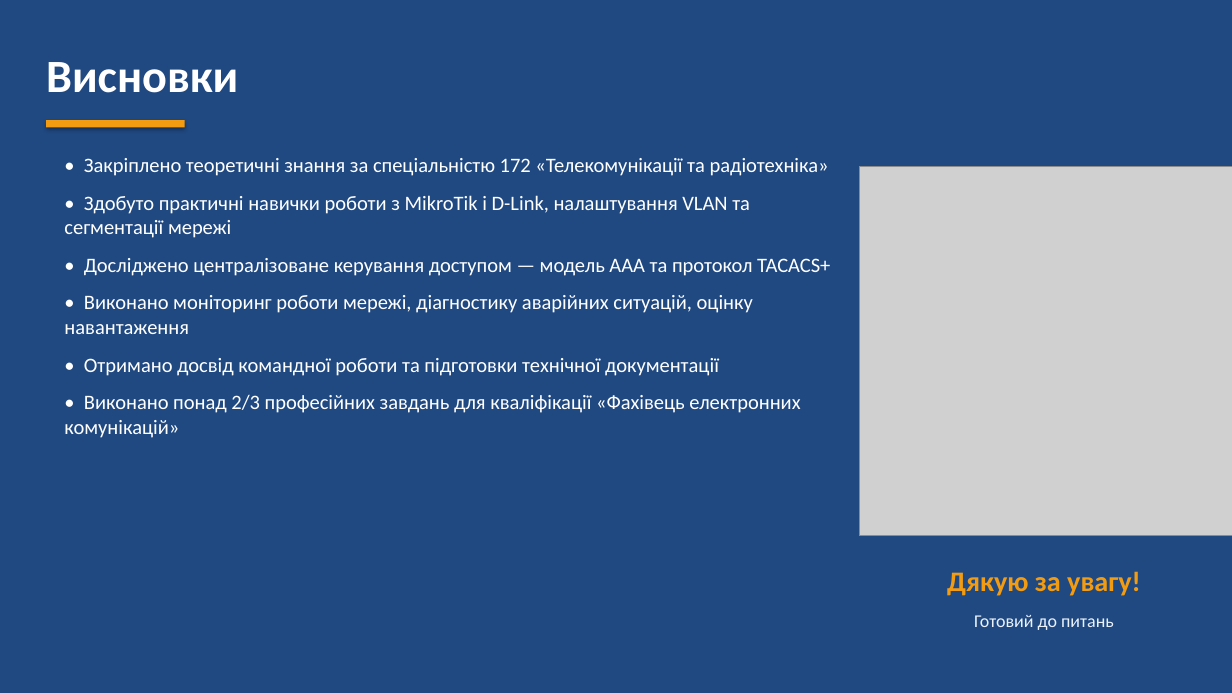
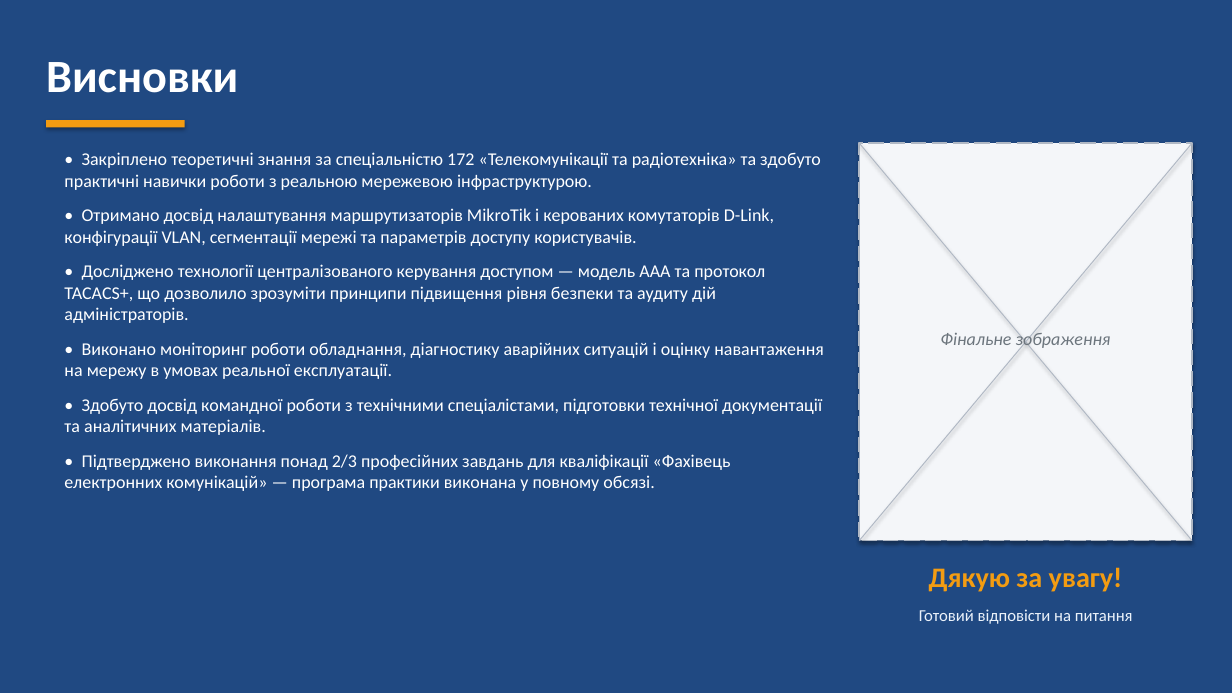
Before and after one commit to luasha67/luasha2532627627, a slide deck: slide 10 of Презентація_звіт_з_практики.pptx. Drawn at 1232x693 pixels with LibreOffice and Linux fonts; fonts in the diff are those of the drawing; grey boxes stand for pictures. Boxes give left, top, right and bottom in pixels: in the first picture for what was removed or moved away, otherwise in the second. Text is boxed around its words. In the diff, an @@ line names an element or a change of style, - is before the commit and + after.

```diff
--- a/Презентація_звіт_з_практики.pptx
+++ b/Презентація_звіт_з_практики.pptx
@@ rectangle added at (860,143,1192,541), fill #F4F6F9, outline #B0B8C4 1.5 pt dashed @@
@@ line added from (860, 143) to (1192, 541), #B0B8C4 0.75 pt @@
@@ line added from (1192, 143) to (860, 541), #B0B8C4 0.75 pt @@
@@ text at (64,152,824,491): text changed; size 16 to 14 pt @@
-• Закріплено теоретичні знання за спеціальністю 172 «Телекомунікації та радіотехніка»
-• Здобуто практичні навички роботи з MikroTik і D-Link, налаштування VLAN та сегментації мережі
-• Досліджено централізоване керування доступом — модель AAA та протокол TACACS+
-• Виконано моніторинг роботи мережі, діагностику аварійних ситуацій, оцінку навантаження
-• Отримано досвід командної роботи та підготовки технічної документації
-• Виконано понад 2/3 професійних завдань для кваліфікації «Фахівець електронних комунікацій»
+• Закріплено теоретичні знання за спеціальністю 172 «Телекомунікації та радіотехніка» та здобуто практичні навички роботи з реальною мережевою інфраструктурою.
+• Отримано досвід налаштування маршрутизаторів MikroTik і керованих комутаторів D-Link, конфігурації VLAN, сегментації мережі та параметрів доступу користувачів.
+• Досліджено технології централізованого керування доступом — модель AAA та протокол TACACS+, що дозволило зрозуміти принципи підвищення рівня безпеки та аудиту дій адміністраторів.
+• Виконано моніторинг роботи обладнання, діагностику аварійних ситуацій і оцінку навантаження на мережу в умовах реальної експлуатації.
+• Здобуто досвід командної роботи з технічними спеціалістами, підготовки технічної документації та аналітичних матеріалів.
+• Підтверджено виконання понад 2/3 професійних завдань для кваліфікації «Фахівець електронних комунікацій» — програма практики виконана у повному обсязі.
@@ picture removed at (860,166,1232,536) @@
@@ text added at (940,331,1111,351), 14 pt, text #6C757D, italic @@
+Фінальне зображення
@@ text "Дякую за увагу!": place and size @@
-text "Дякую за увагу!" at (947,571,1141,596)
+text "Дякую за увагу!" at (929,567,1123,592)
@@ text at (919,609,1133,624): text changed; size 14 to 13 pt @@
-Готовий до питань
+Готовий відповісти на питання
```
Also in this commit, not shown: 7 other slides changed, 2 slides added, 2 slides removed.
